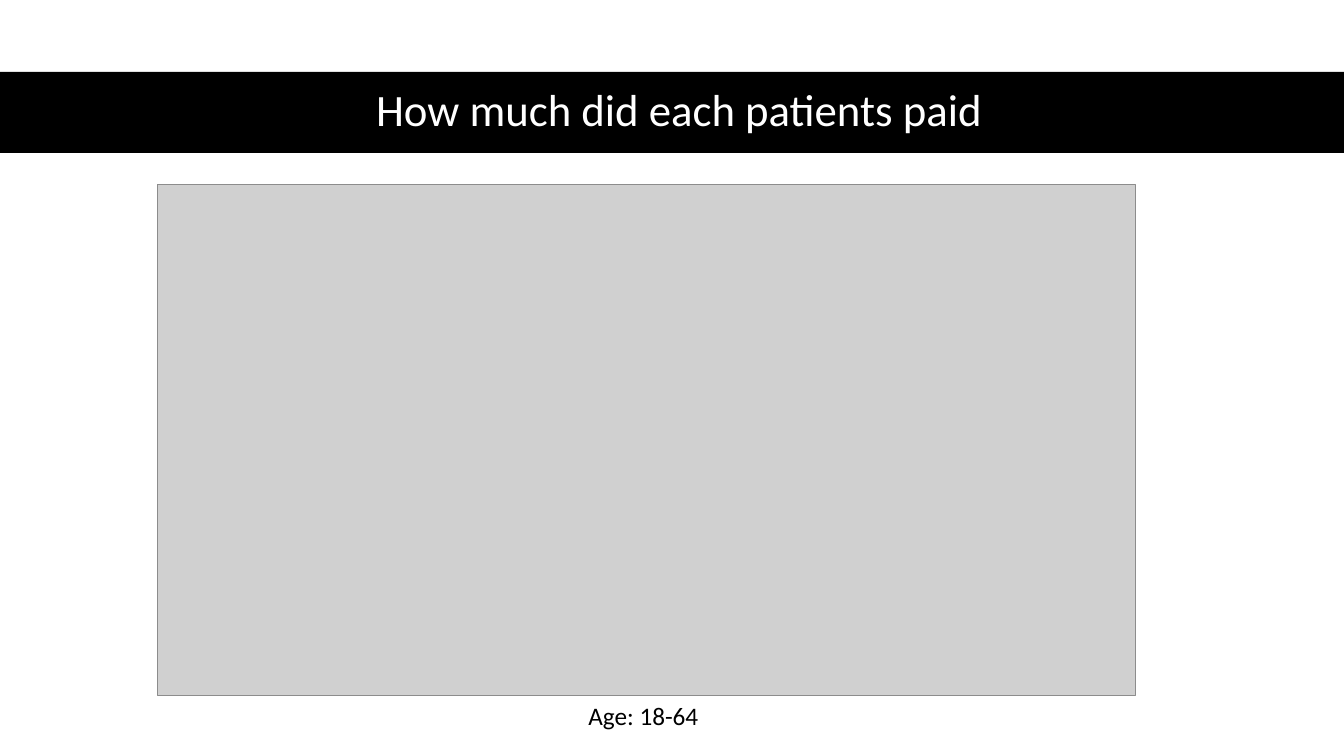
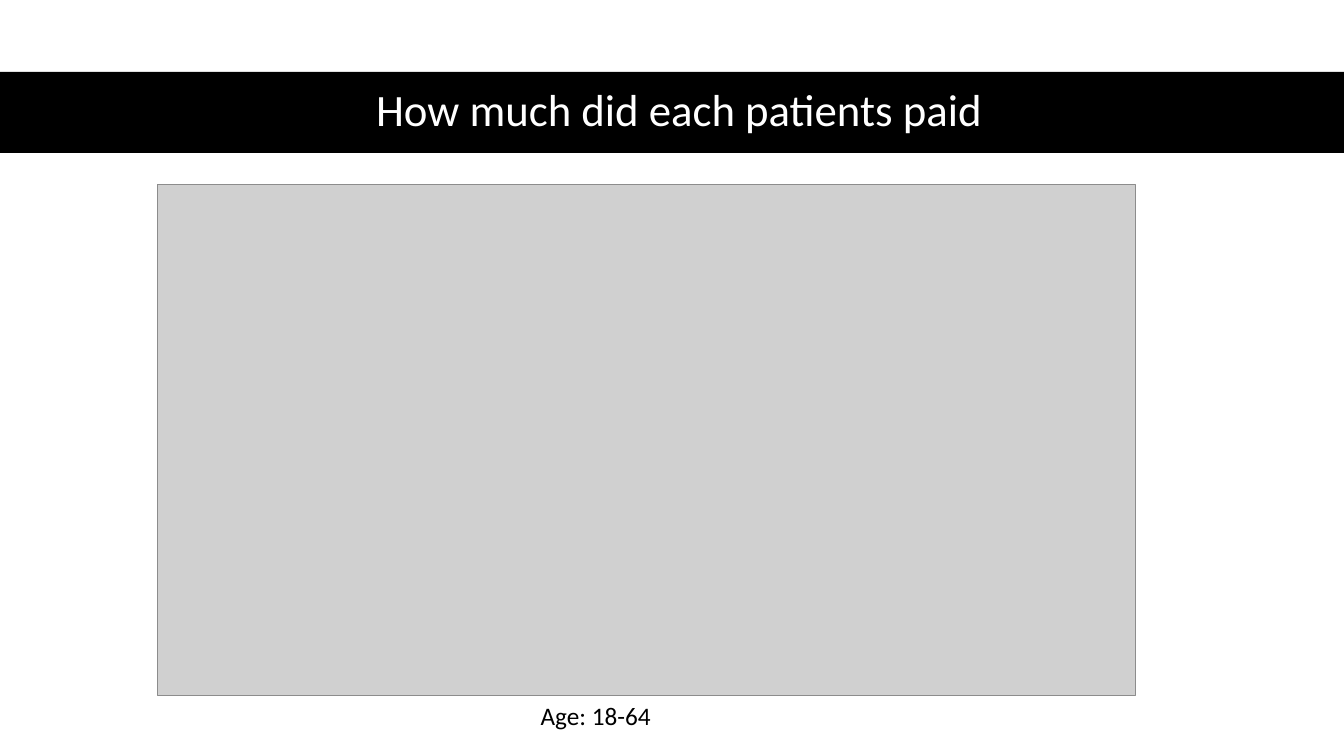
Before and after one commit to tonyzz987/GA, a slide deck: slide 8 of Capstone Presentation.pptx (slide 7 before the commit). Drawn at 1344x756 pixels with LibreOffice and Linux fonts; fonts in the diff are those of the drawing; grey boxes stand for pictures. Boxes give left, top, right and bottom in pixels: in the first picture for what was removed or moved away, otherwise in the second. Text is boxed around its words. In the diff, an @@ line names an element or a change of style, - is before the commit and + after.

```diff
--- a/Capstone Presentation.pptx
+++ b/Capstone Presentation.pptx
@@ text "Age: 18-64": place and size @@
-text "Age: 18-64" at box(588, 707, 699, 730)
+text "Age: 18-64" at box(541, 707, 651, 730)
```
Also in this commit, not shown: 3 other slides changed.
